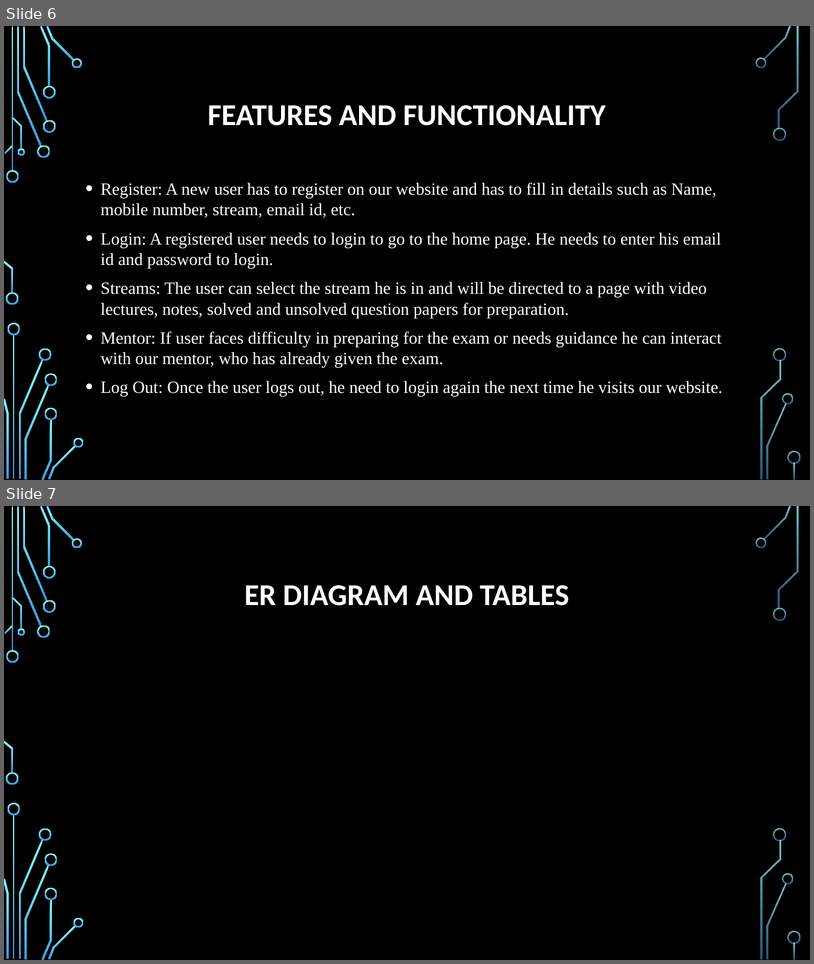
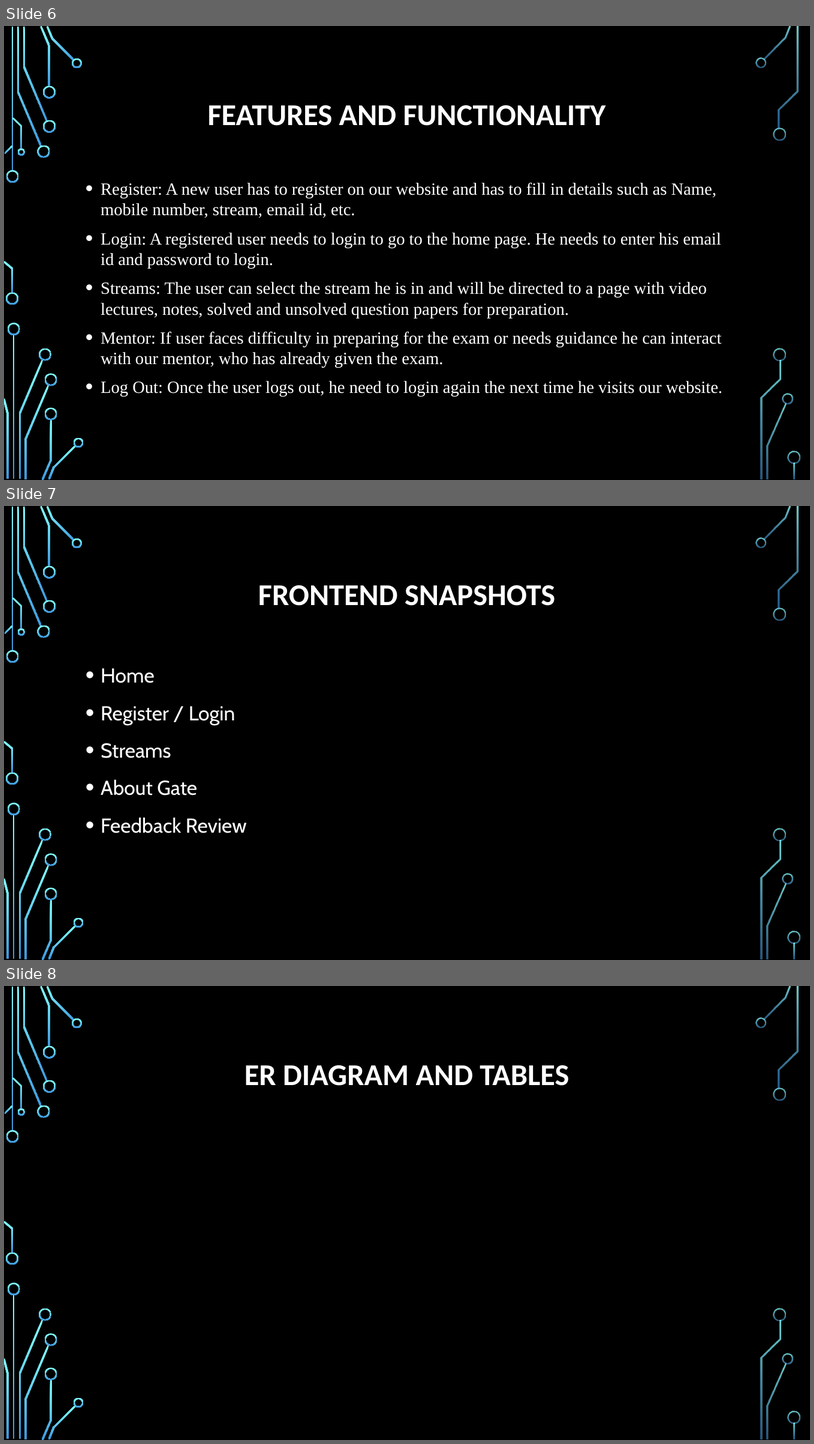
Before and after one commit to Mangesh-GitH/Web-Mini-Project, a slide deck: GateMaster.pptx. Shown one above the other, each under a label of ours: slides 6 and 7 before the commit, slides 6, 7 and 8 after it. The pictures are 814x964 and 814x1444 pixels, drawn with LibreOffice and Linux fonts; fonts in the diff are those of the drawing; background and template pictures are left out. Boxes give left, top, right and bottom in pixels: in the first picture for what was removed or moved away, otherwise in the second. Text is boxed around its words. In the diff, an @@ line names an element or a change of style, - is before the commit and + after.

```diff
--- a/GateMaster.pptx
+++ b/GateMaster.pptx
@@ slide 7 added at box(4, 506, 810, 960), background picture (left out); not listed: 36 template elements that a slide beside it also shows @@
@@ title added at box(258, 585, 555, 606), 36 pt, text #FFFFFF, bold @@
+FRONTEND SNAPSHOTS
@@ text added at box(101, 668, 247, 833), 24 pt, text #FFFFFF @@
+• Home
+• Register / Login
+• Streams
+• About Gate
+• Feedback Review
@@ what was slide 7 is now slide 8 @@
```
Also in this commit, not shown: 6 other files.
